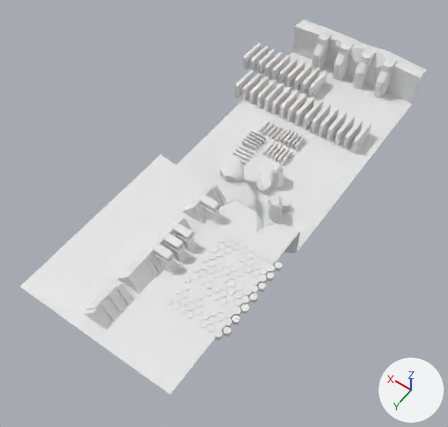
The glTF model public/models/floor5.glb: old version first, new version second.
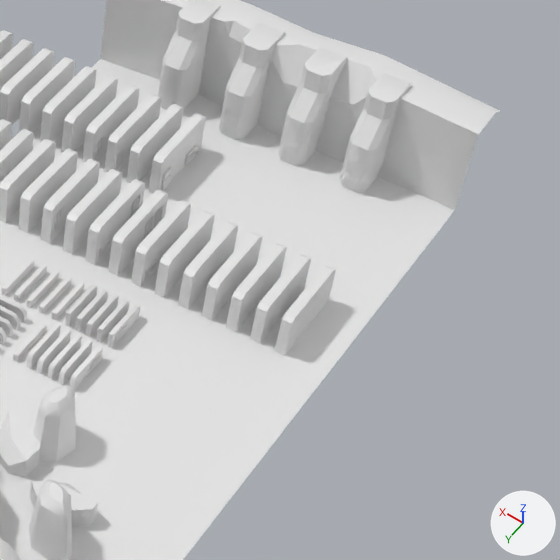
Each version appears first whole from a 50 mm lens placed at (-38.5, 34.7, 93.5), pointed at (7.5, -29.7, -7.7), and next in a close-up on the part from 58% to 100% of the width and 8% to 52% of the height. Every picture has the same lights, and +X, +Y and +Z are marked at lower right. Vertices at the same position are counted once.

Objects in the first close-up: 'bossfloor'.
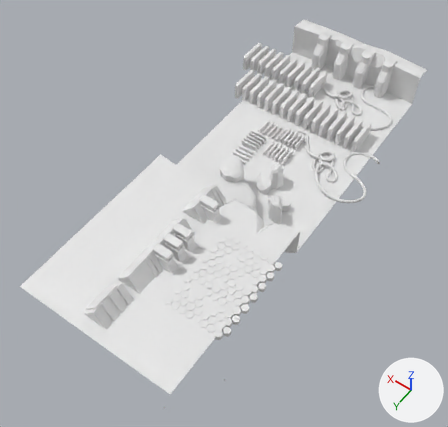
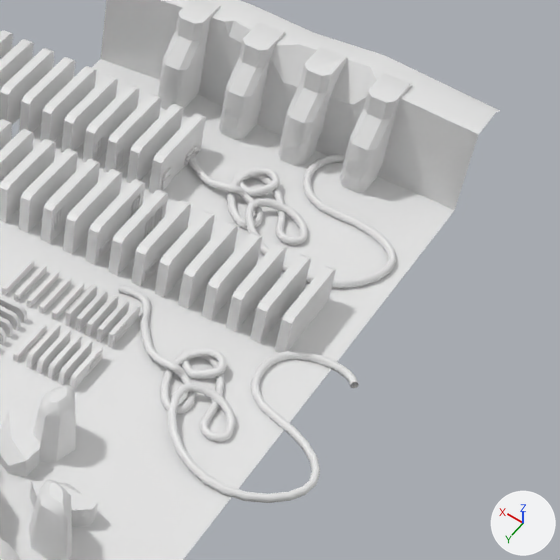
The change, as JSON lines over the scene's bpy script:
```json
{"block": "me_bossfloor", "where": "# used by ob_bossfloor; location = (6.79, 9.13, 0.0)"}
{"op": "remove", "block": "me_bossfloor", "code": "me_bossfloor.from_pydata(...)  # 3324 vertices, 5633 faces; spans x -18.2..23.4, y -97.0..0.0, z -9.8..4.1"}
{"op": "add", "block": "me_bossfloor", "code": "me_bossfloor.from_pydata(...)  # 5764 vertices, 10449 faces; spans x -23.4..23.4, y -97.0..3.2, z -9.8..4.1"}
{"block": "me_bossfloor", "change": "me_bossfloor part 1: a new loose piece of 1210 vertices spanning x -15.8..7.8, y -92.8..-76.7, z -7.2..-5.7"}
{"block": "me_bossfloor", "change": "me_bossfloor part 2: a new loose piece of 1210 vertices spanning x -21.2..0.6, y -70.5..-54.5, z -7.3..-5.8"}
```

Boxes [x1, y1, x2, y2] around the edits, measured in the close-ups (560 x 560 px):
```json
{"part": 1, "of": "me_bossfloor", "change": "added", "after": [189, 154, 396, 289]}
{"part": 2, "of": "me_bossfloor", "change": "added", "after": [119, 285, 359, 503]}
```
